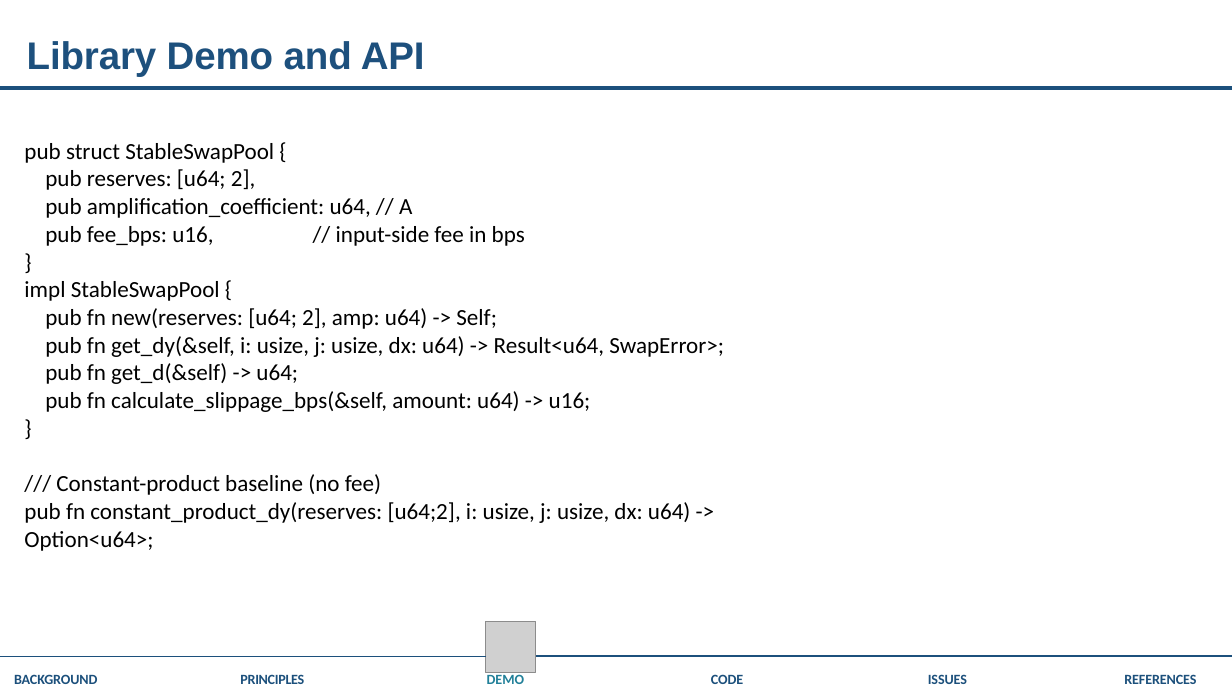
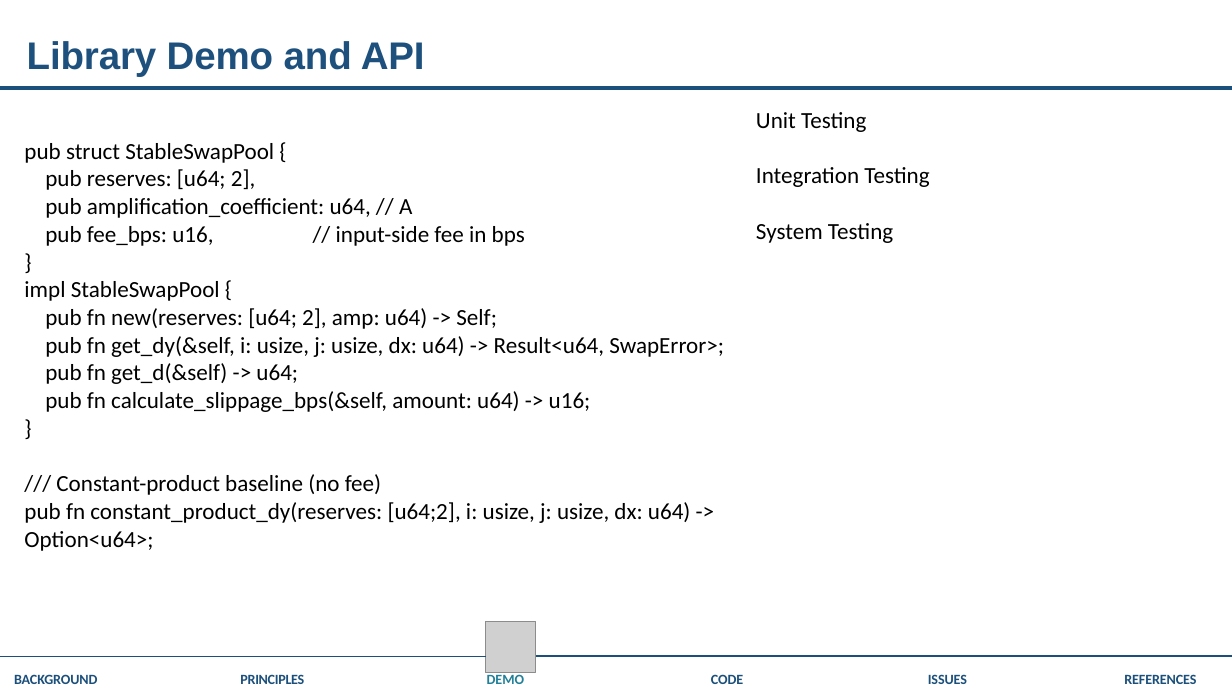
Before and after one commit to zeron-G/Rust-Developer-Test-Assignment_StableSwap-Implementation, a slide deck: slide 6 of swap.pptx. Drawn at 1232x693 pixels with LibreOffice and Linux fonts; fonts in the diff are those of the drawing; grey boxes stand for pictures. Boxes give left, top, right and bottom in pixels: in the first picture for what was removed or moved away, otherwise in the second. Text is boxed around its words. In the diff, an @@ line names an element or a change of style, - is before the commit and + after.

```diff
--- a/swap.pptx
+++ b/swap.pptx
@@ text added at bbox=[756, 112, 929, 243], 18 pt, text #000000 @@
+Unit Testing
+Integration Testing
+System Testing
```
Also in this commit, not shown: 6 other slides changed, 2 other files.
